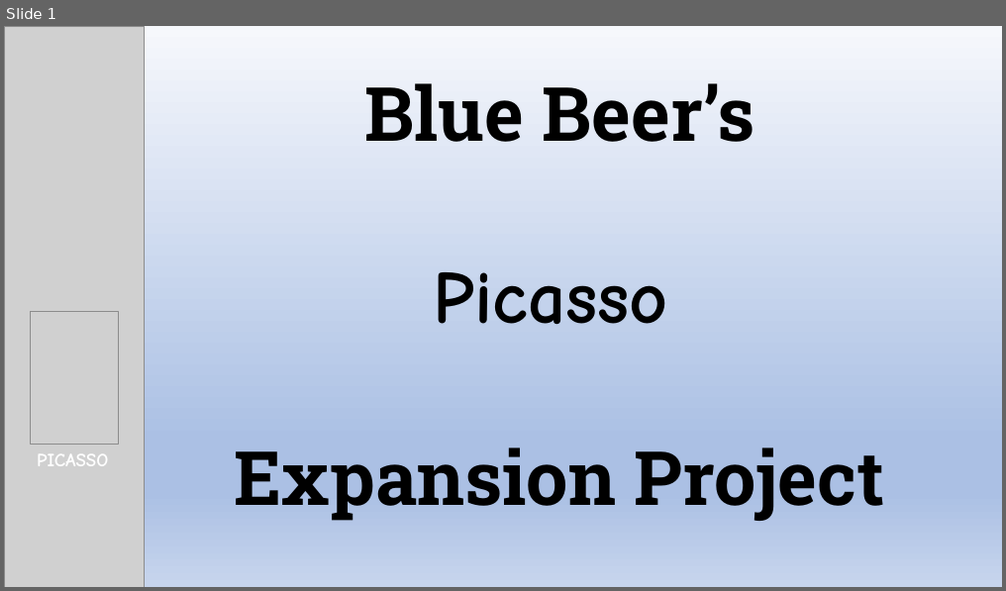
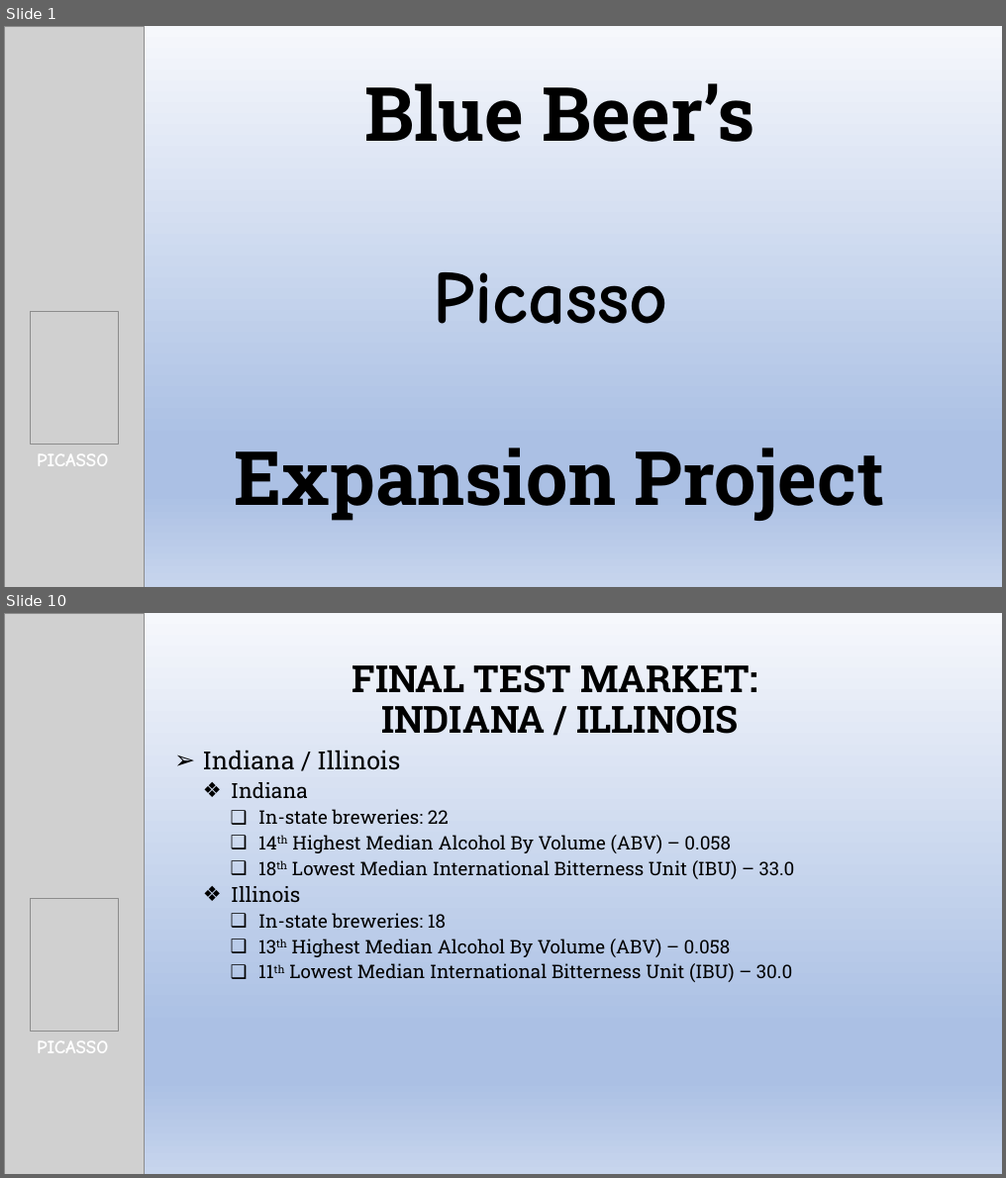
Before and after one commit to kjurekSMU/6306_JKT_Case_Study_1, a slide deck: Beer_Expansion_Project.pptx. Shown one above the other, each under a label of ours: slide 1 before the commit, slides 1 and 10 after it; the slides between them are not shown. The pictures are 1006x591 and 1006x1178 pixels, drawn with LibreOffice and Linux fonts; fonts in the diff are those of the drawing; grey boxes stand for pictures. Boxes give left, top, right and bottom in pixels: in the first picture for what was removed or moved away, otherwise in the second. Text is boxed around its words. In the diff, an @@ line names an element or a change of style, - is before the commit and + after.

```diff
--- a/Beer_Expansion_Project.pptx
+++ b/Beer_Expansion_Project.pptx
@@ slide 10 added at <box>4,613,1002,1174</box>, background gradient #F6F8FC to #ABC0E4 to #C7D5ED @@
@@ picture added at <box>4,613,144,1174</box> @@
@@ title added at <box>352,664,757,734</box>, 36 pt, text #000000, bold @@
+FINAL TEST MARKET:
+INDIANA / ILLINOIS
@@ subtitle added at <box>203,750,795,982</box>, 18 pt, text #000000 @@
+➢ Indiana / Illinois
+  ❖ Indiana
+    ❑ In-state breweries: 22
+    ❑ 14th Highest Median Alcohol By Volume (ABV) – 0.058
+    ❑ 18th Lowest Median International Bitterness Unit (IBU) – 33.0
+  ❖ Illinois
+    ❑ In-state breweries: 18
+    ❑ 13th Highest Median Alcohol By Volume (ABV) – 0.058
+    ❑ 11th Lowest Median International Bitterness Unit (IBU) – 30.0
@@ picture added at <box>30,899,118,1032</box> @@
@@ text added at <box>37,1042,108,1054</box>, 18 pt, text #FFFFFF, bold @@
+PICASSO
```
Also in this commit, not shown: 8 slides changed, 4 other slides added.
